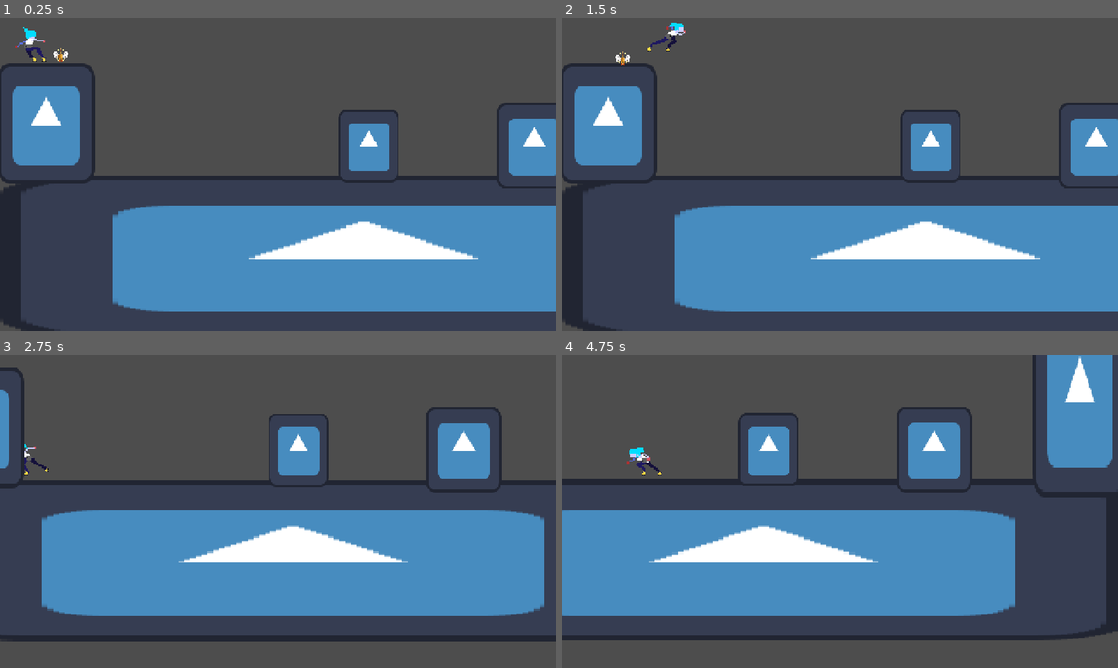
Above: before the commit, frames 1-4 (two rows, left to right).
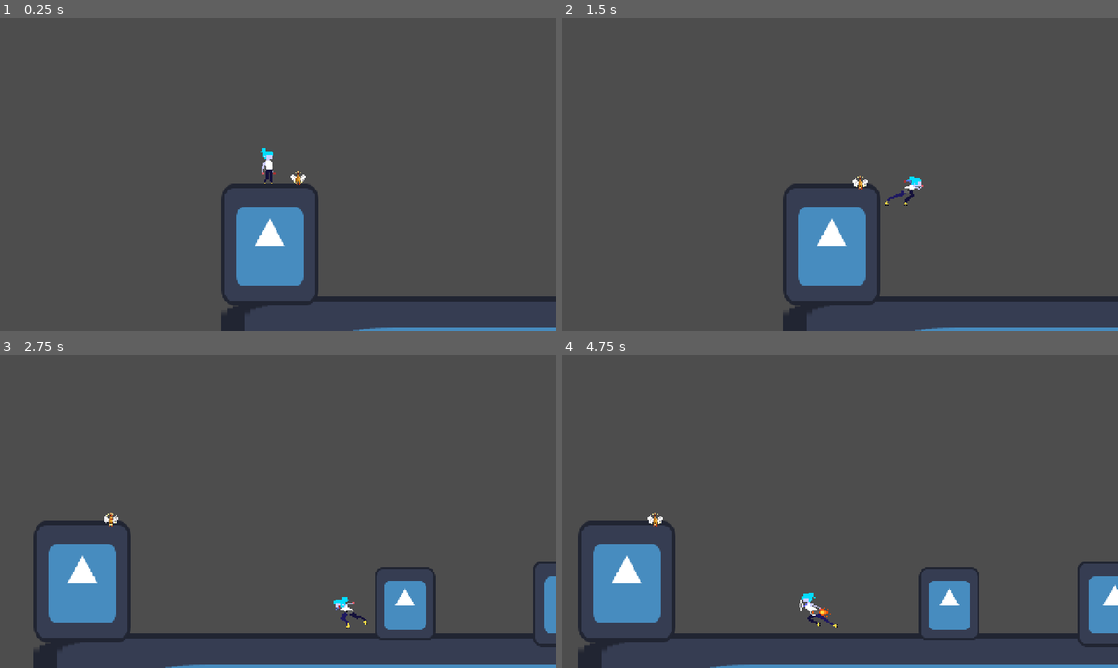
Above: after the commit, the same moments.

Repository: endermn/gameJAM
Game: Godot game, scene res://game_scene.tscn
Same seed, same stepped clock (60 frames per second), same inputs: the game is played once before the commit and once after it. The engine's default icon, where the game draws it, is replaced by a stand-in: a white triangle on a blue panel in a dark square.
Inputs:
- Up to frame 1 (0.25 s): no input
- Up to frame 2 (1.5 s): tap Enter (ui_accept) at 0.5 s; hold D (move_right) from 0.53 s (still down); tap Shift (dash) at 0.6 s; tap Space (jump) at 0.77, 0.8, 1.07, 1.35 s
- Up to frame 3 (2.75 s): tap Space (jump) at 1.52, 1.82, 2.3 s; tap Shift (dash) at 1.55, 2.1 s; release D (move_right) at 2.03 s; hold A (move_left) from 2.03 s (still down)
- Up to frame 4 (4.75 s): release A (move_left) at 2.78 s; hold D (move_right) 2.78-4.28 s; tap Shift (dash) at 2.85, 4.35 s; tap Space (jump) at 3.02, 3.32, 3.6, 3.77, 4.07, 4.52 s; hold A (move_left) from 4.28 s (still down)

The runs differ from the first frame. In frame 1, 35% of the frame differs, in the area x 0-100%, y 2-100%; in frame 2, 35%; in frame 3, 37%; in frame 4, 39%, in the area x 0-100%, y 0-100%.

Commit message:
fix movement

Diff:
--- a/CharacterControllerPlatformer.gd
+++ b/CharacterControllerPlatformer.gd
@@ -141,7 +141,7 @@
 			_last_jump_type = 1;
 			_rem_coyoto_time = 0;
 			var jumpH = (CharacterMovement.JumpHeight if !is_buffered else _bufferedJumpStrength  ) * CharacterMovement.GravityScale * physicsfps;
-			cVelocity.y = -jumpH;
+			cVelocity.y -= jumpH + abs(CharacterVelocity.x) * 20
 			jumping = true;
 			if jumpingPressed:
 				_rem_jumpbuffer = 0;
--- a/game_scene.tscn
+++ b/game_scene.tscn
@@ -4,11 +4,13 @@
 [ext_resource type="Resource" uid="uid://c5nnkrjtu50cg" path="res://PlayerData.tres" id="2_mixcd"]
 [ext_resource type="Texture2D" uid="uid://sygqvnm44xm6" path="res://icon.svg" id="2_v1wow"]
 [ext_resource type="Texture2D" uid="uid://de2gsxlph354x" path="res://assets/Machina_Dash_Ram.png" id="3_e35lh"]
+[ext_resource type="Script" uid="uid://d27e0kvy8c3i7" path="res://hitbox.gd" id="3_j5hk1"]
 [ext_resource type="Texture2D" uid="uid://cp16adpaffqwr" path="res://assets/Machina_Skate_Braking.png" id="3_udeyl"]
 [ext_resource type="Texture2D" uid="uid://e1rua7c8g5qv" path="res://assets/Machina_Skate_Faster.png" id="4_6e45b"]
 [ext_resource type="Texture2D" uid="uid://cmnnlu4gqlc7o" path="res://assets/Machina_Idle_Sway.png" id="4_mixcd"]
 [ext_resource type="Script" uid="uid://yxxnihujoria" path="res://chicken.gd" id="5_kdryc"]
 [ext_resource type="Texture2D" uid="uid://dissnycm5po1r" path="res://assets/chicken.png" id="5_mj2jn"]
+[ext_resource type="Script" uid="uid://bonuji8n8214y" path="res://hurtbox.gd" id="7_miq82"]
 
 [sub_resource type="RectangleShape2D" id="RectangleShape2D_penkd"]
 size = Vector2(13, 31.999992)
@@ -232,6 +234,9 @@
 "speed": 5.0
 }]
 
+[sub_resource type="RectangleShape2D" id="RectangleShape2D_67ers"]
+size = Vector2(13, 32)
+
 [sub_resource type="SpriteFrames" id="SpriteFrames_soinu"]
 animations = [{
 "frames": [{
@@ -263,33 +268,51 @@
 script = ExtResource("1_po0ka")
 CharacterMovement = ExtResource("2_mixcd")
 
-[node name="CollisionShape2D" type="CollisionShape2D" parent="Player" unique_id=1524645715]
-position = Vector2(-213.5, -114)
+[node name="Hitbox" type="Area2D" parent="Player" unique_id=695870668]
+collision_layer = 0
+collision_mask = 4
+script = ExtResource("3_j5hk1")
+
+[node name="CollisionPolygon2D" type="CollisionPolygon2D" parent="Player/Hitbox" unique_id=2141346731]
+position = Vector2(0, -5)
+polygon = PackedVector2Array(-2, -13, 45, -13, 45, -5, -2, -5)
+
+[node name="collision" type="CollisionShape2D" parent="Player" unique_id=1524645715]
+position = Vector2(-8.5, -8)
 shape = SubResource("RectangleShape2D_penkd")
 
 [node name="AnimatedSprite2D" type="AnimatedSprite2D" parent="Player" unique_id=2084181287]
-position = Vector2(-213.5, -116.5)
+position = Vector2(-8.5, -10.5)
 scale = Vector2(1.15625, 1.1562495)
 sprite_frames = SubResource("SpriteFrames_wj57k")
-animation = &"braking"
 speed_scale = 2.0
 
 [node name="Camera2D" type="Camera2D" parent="Player" unique_id=1726395647]
 drag_horizontal_enabled = true
 drag_vertical_enabled = true
-drag_left_margin = 0.5
+drag_left_margin = 0.3
 drag_top_margin = 0.5
-drag_right_margin = 0.5
-drag_bottom_margin = 0.5
+drag_right_margin = 0.3
+drag_bottom_margin = 1.0
+
+[node name="Hurtbox" type="Area2D" parent="Player" unique_id=283932895]
+collision_layer = 4
+collision_mask = 0
+script = ExtResource("7_miq82")
+
+[node name="CollisionShape2D" type="CollisionShape2D" parent="Player/Hurtbox" unique_id=1370162757]
+position = Vector2(-8.5, -8)
+shape = SubResource("RectangleShape2D_67ers")
 
 [node name="StaticBody2D" type="StaticBody2D" parent="." unique_id=481126356]
 position = Vector2(-15, 76)
 
 [node name="CollisionPolygon2D" type="CollisionPolygon2D" parent="StaticBody2D" unique_id=963725822]
+position = Vector2(194, 107)
 polygon = PackedVector2Array(-225, -75, -225, -171, -149, -171, -150, -78, -4, -78, 68, -78, 68, -134, 118, -134, 120, -77, 206, -77, 205, -136, 266, -136, 266, -77, 322, -77, 322, -229, 404, -229, 406, 72, -225, 71)
 
 [node name="AnimatedSprite2D" type="AnimatedSprite2D" parent="StaticBody2D" unique_id=553771171]
-position = Vector2(89, -5.499997)
+position = Vector2(282, 99)
 scale = Vector2(4.9375, 1.0859375)
 sprite_frames = SubResource("SpriteFrames_soinu")
 
@@ -318,10 +341,10 @@
 script = ExtResource("5_kdryc")
 
 [node name="AnimatedSprite2D" type="AnimatedSprite2D" parent="Chicken" unique_id=2038744633]
-position = Vector2(-187.5, -131.5)
+position = Vector2(17.5, -25.5)
 scale = Vector2(0.40625, 0.40625)
 sprite_frames = SubResource("SpriteFrames_67ers")
 
 [node name="CollisionShape2D" type="CollisionShape2D" parent="Chicken" unique_id=1398274652]
-position = Vector2(-187.5, -131.5)
+position = Vector2(17.5, -25.5)
 shape = SubResource("CircleShape2D_penkd")
--- /dev/null
+++ b/hitbox.gd
@@ -0,0 +1,13 @@
+extends Area2D
+
+
+@export var damage: int = 10
+@export var knockback_force: float = 150.0
+
+func _ready() -> void:
+	area_entered.connect(_on_area_entered)
+
+func _on_area_entered(area: Area2D) -> void:
+	if area is Hurtbox:
+		var direction := (area.global_position - global_position).normalized()
+		area.take_damage(damage, direction * knockback_force)
--- /dev/null
+++ b/hurtbox.gd
@@ -0,0 +1,7 @@
+extends Area2D
+class_name Hurtbox
+
+signal recieved_damage(amount: int, knockback: Vector2)
+
+func take_damage(amount: int, knockback: Vector2 = Vector2.ZERO) -> void:
+	recieved_damage.emit(amount, knockback)
--- a/movement.gd
+++ b/movement.gd
@@ -4,6 +4,8 @@
 var facing = 1.0
 var max_velocity = 2
 var breaking_force = 0.03
+@export var max_health = 100
+var current_health = max_health
 @onready var animated_sprite: AnimatedSprite2D = $AnimatedSprite2D
 
 func _physics_process(delta: float) -> void:
@@ -47,6 +49,7 @@
 		Dash(dash_dir.angle())
 		dashTimer = dashCooldown
 	if Input.is_action_just_pressed("jump"):
-		dashRemaining = 1
+		if onFloor:
+			dashRemaining = 1
 		Jump()
 	super._physics_process(delta)
--- a/project.godot
+++ b/project.godot
@@ -66,6 +66,11 @@
 ]
 }
 
+[layer_names]
+
+2d_physics/layer_3="Hurtbox"
+2d_physics/layer_4="Hitbox"
+
 [physics]
 
 3d/physics_engine="Jolt Physics"
Not shown, added: hitbox.gd.uid
Not shown, added: hurtbox.gd.uid
